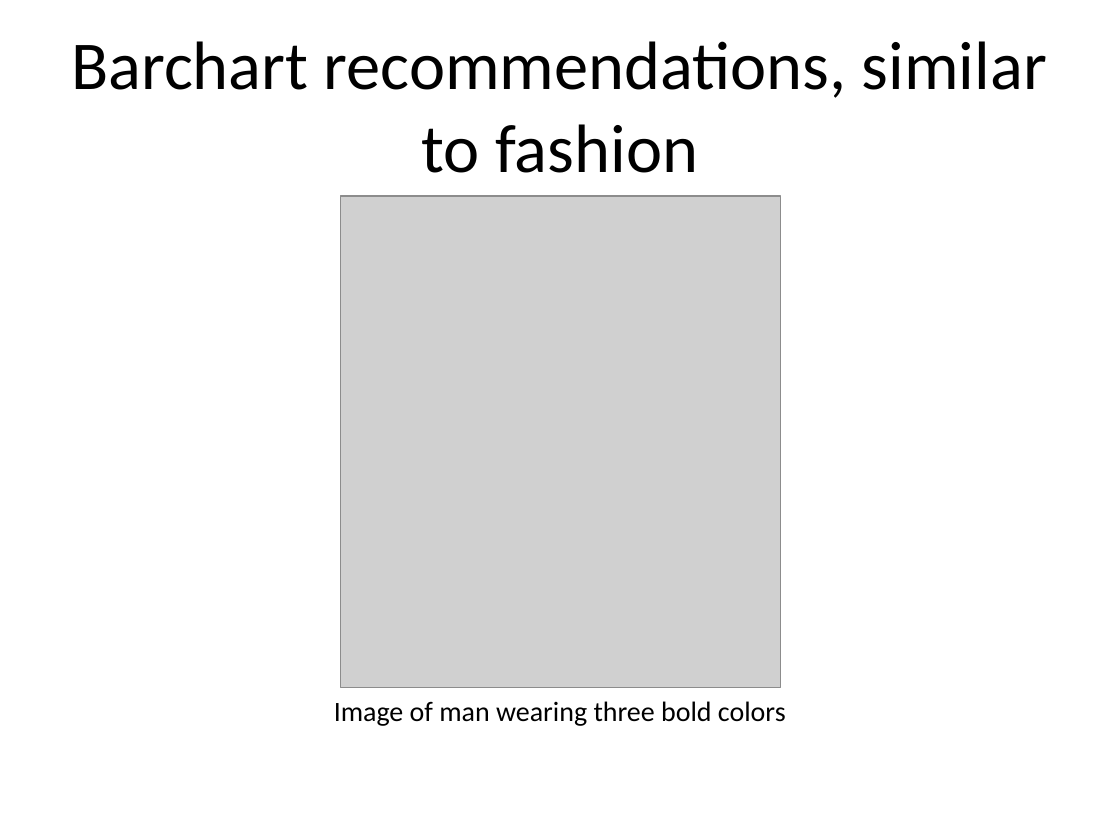
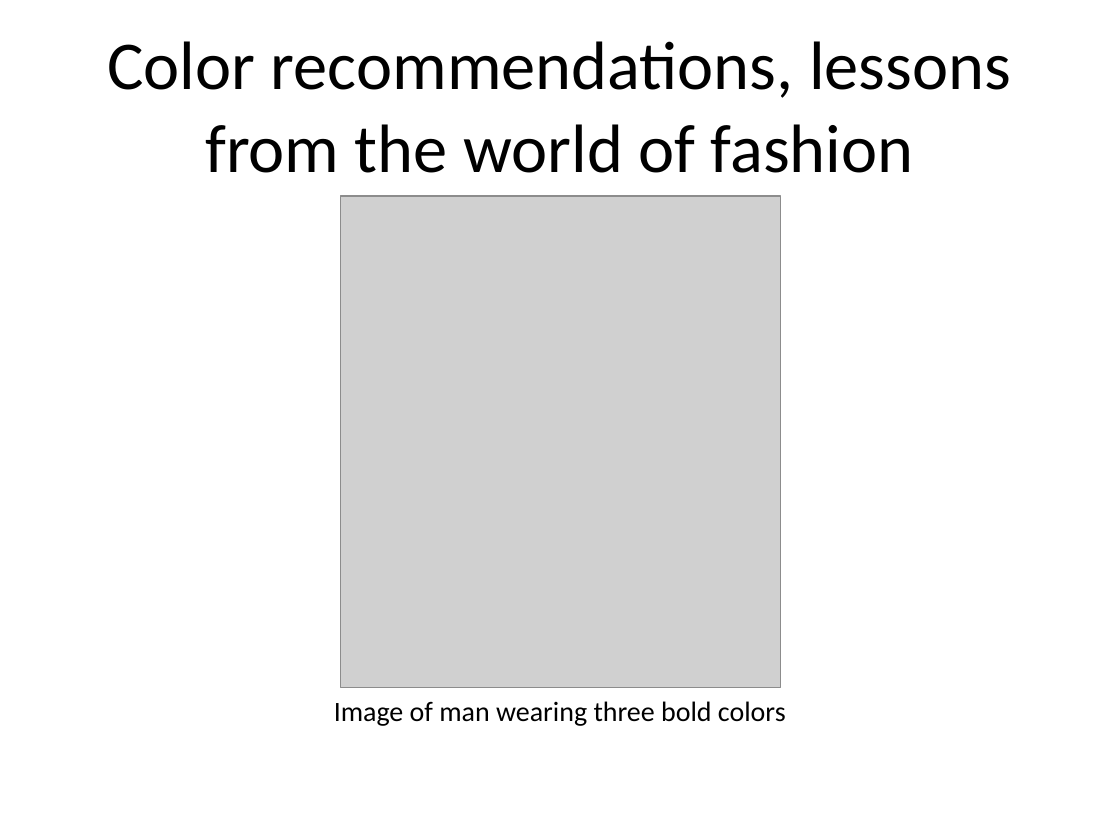
Before and after one commit to pmean/data-visualization, a slide deck: slide 2 of data-viz-02/component/recommendations-colors.pptx (slide 3 before the commit). Drawn at 1120x840 pixels with LibreOffice and Linux fonts; fonts in the diff are those of the drawing; grey boxes stand for pictures. Boxes give left, top, right and bottom in pixels: in the first picture for what was removed or moved away, otherwise in the second. Text is boxed around its words. In the diff, an @@ line names an element or a change of style, - is before the commit and + after.

Commit message:
Work on pure color problems

```diff
--- a/data-viz-02/component/recommendations-colors.pptx
+++ b/data-viz-02/component/recommendations-colors.pptx
@@ title at (107, 41, 1011, 173): text changed @@
-Barchart recommendations, similar to fashion
+Color recommendations, lessons from the world of fashion
```
Also in this commit, not shown: 1 other slide changed, 18 slides added, 1 slide removed, 25 other files.
